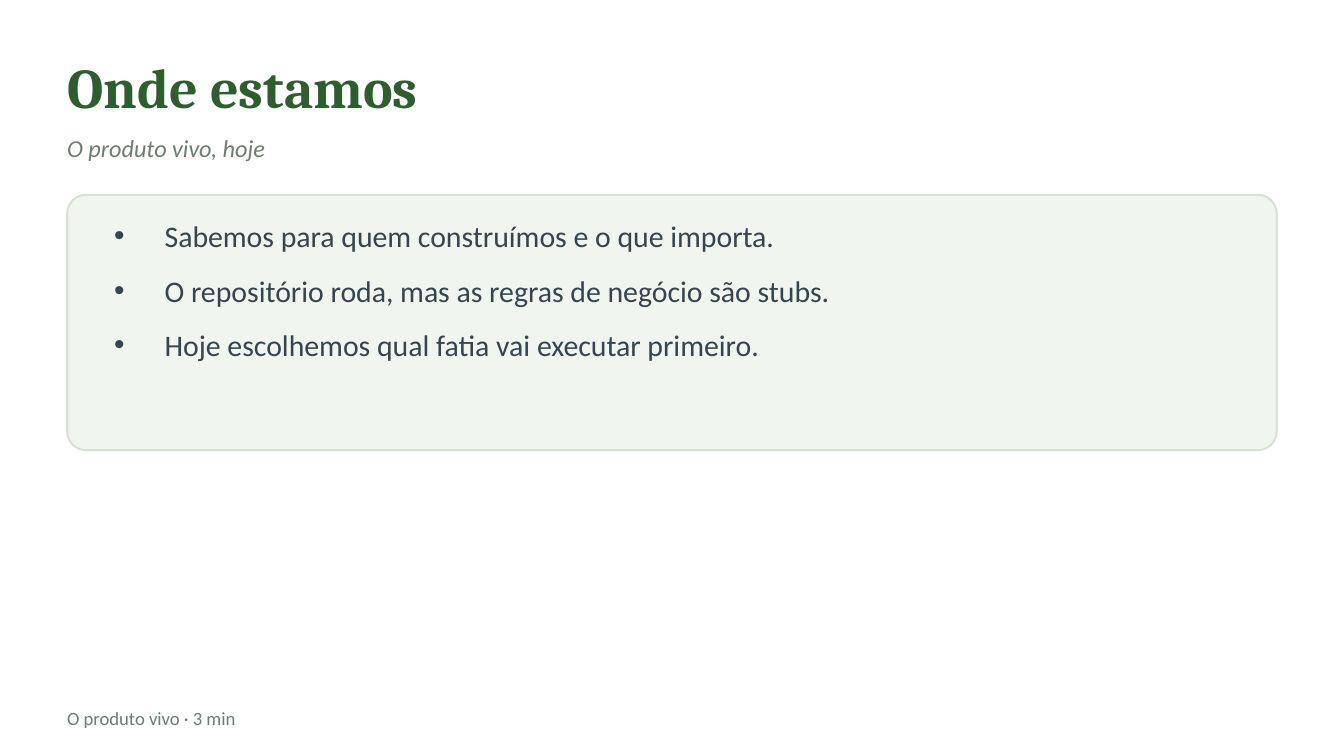
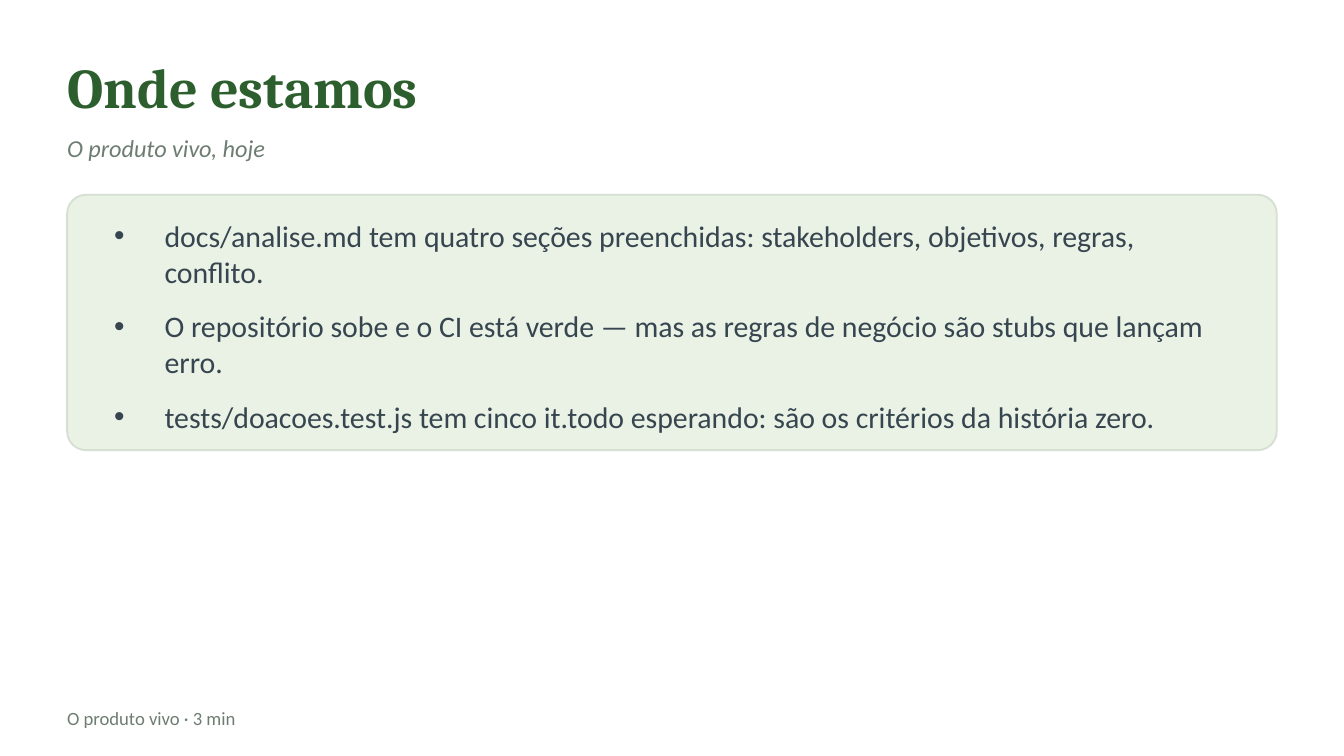
Before and after one commit to CatolicaSC-EngSoft/g1126-analise-projeto-desenvolvimento-agil-alunos, a slide deck: slide 3 of slides/aula-03-requisitos-historias-usuario.pptx. Drawn at 1344x756 pixels with LibreOffice and Linux fonts; fonts in the diff are those of the drawing. Boxes give left, top, right and bottom in pixels: in the first picture for what was removed or moved away, otherwise in the second. Text is boxed around its words. In the diff, an @@ line names an element or a change of style, - is before the commit and + after.

```diff
--- a/slides/aula-03-requisitos-historias-usuario.pptx
+++ b/slides/aula-03-requisitos-historias-usuario.pptx
@@ rounded rectangle at [67,195,1277,450]: fill #F1F5EF to #EAF2E6 @@
@@ text at [165,226,1203,433]: text changed @@
-• Sabemos para quem construímos e o que importa.
-• O repositório roda, mas as regras de negócio são stubs.
-• Hoje escolhemos qual fatia vai executar primeiro.
+• docs/analise.md tem quatro seções preenchidas: stakeholders, objetivos, regras, conflito.
+• O repositório sobe e o CI está verde — mas as regras de negócio são stubs que lançam erro.
+• tests/doacoes.test.js tem cinco it.todo esperando: são os critérios da história zero.
```
Also in this commit, not shown: 11 other slides changed, 17 slides added, 3 slides removed, 2 other files.
